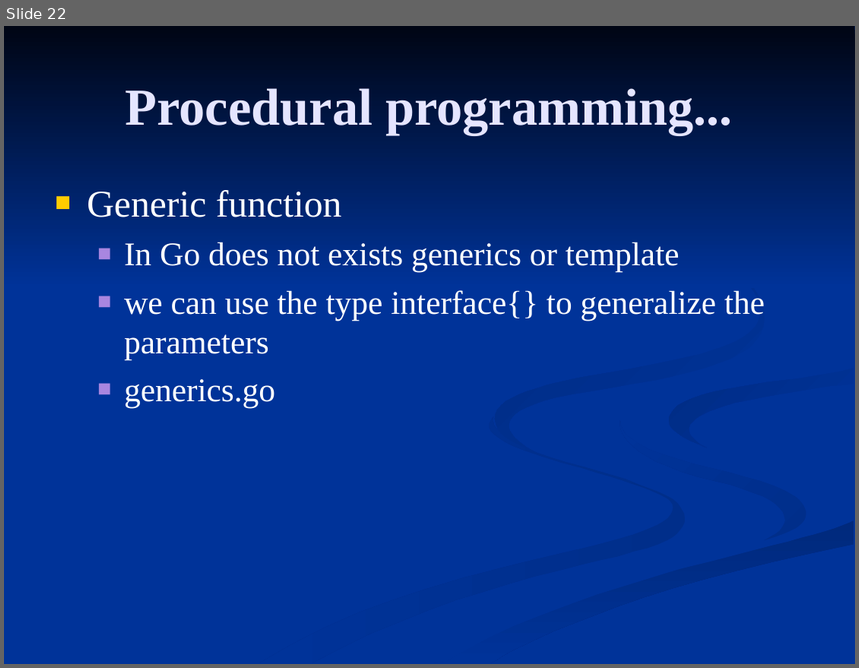
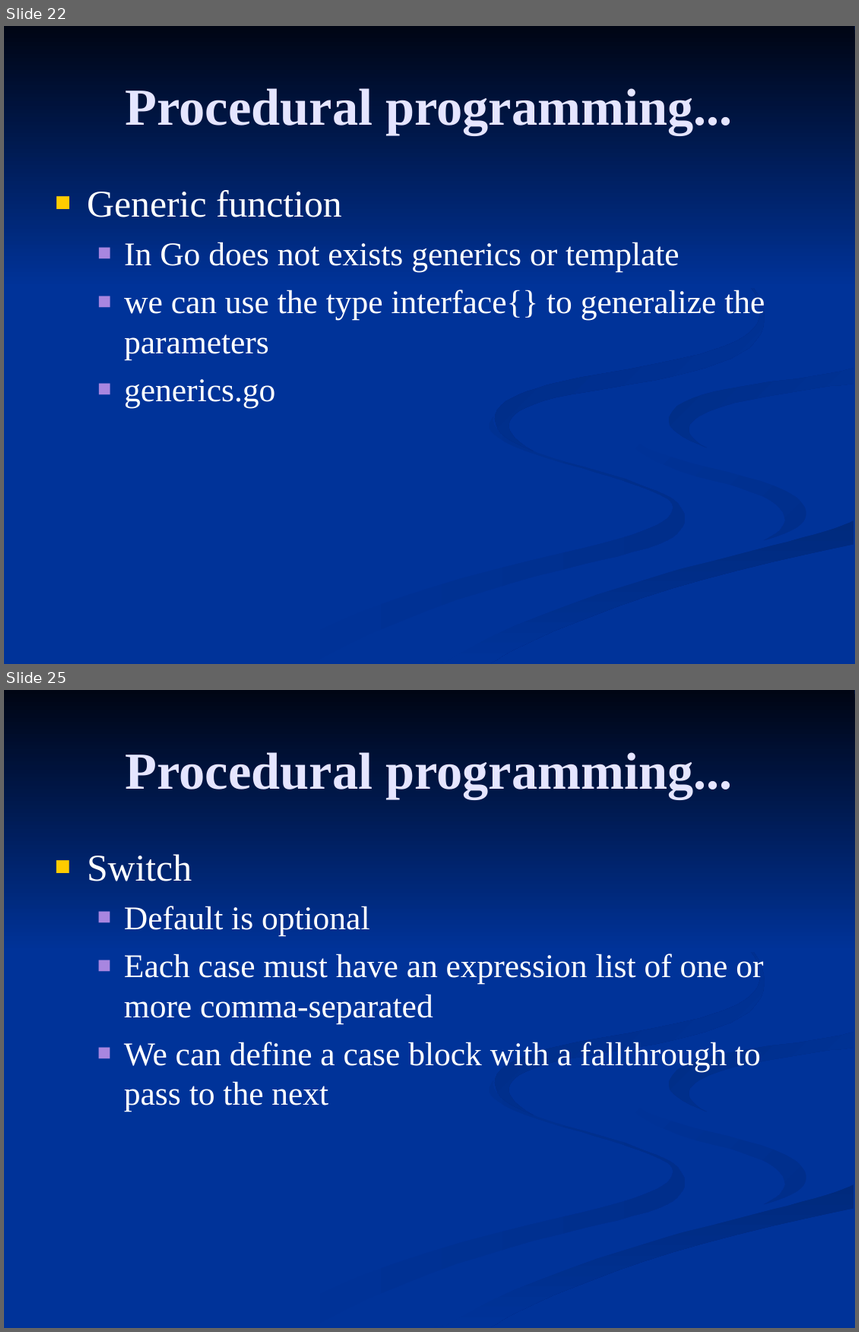
Before and after one commit to FrancoMelandri/GoLang, a slide deck: golang.ppt. Shown one above the other, each under a label of ours: slide 22 before the commit, slides 22 and 25 after it; the slides between them are not shown. The pictures are 859x668 and 859x1332 pixels, drawn with LibreOffice and Linux fonts; fonts in the diff are those of the drawing. Boxes give left, top, right and bottom in pixels: in the first picture for what was removed or moved away, otherwise in the second. Text is boxed around its words. In the diff, an @@ line names an element or a change of style, - is before the commit and + after.

```diff
--- a/golang.ppt
+++ b/golang.ppt
@@ slide 25 added at [4,690,855,1328], background #003399; not listed: 7 template elements that a slide beside it also shows @@
@@ title added at [126,752,733,799], 44 pt, text #E5E5FF, bold @@
+Procedural programming...
@@ text added at [87,854,763,1112], 28 pt, text #FFFFFF @@
+■ Switch
+  ■ Default is optional
+  ■ Each case must have an expression list of one or more comma-separated
+  ■ We can define a case block with a fallthrough to pass to the next
@@ slide 22 changed as well @@
@@ freeform shape at [495,224,765,452]: fill gradient #003399 to #002B81 to gradient #002B82 to #003399 @@
```
Also in this commit, not shown: 21 other slides changed, 5 other slides added, 3 other files.
